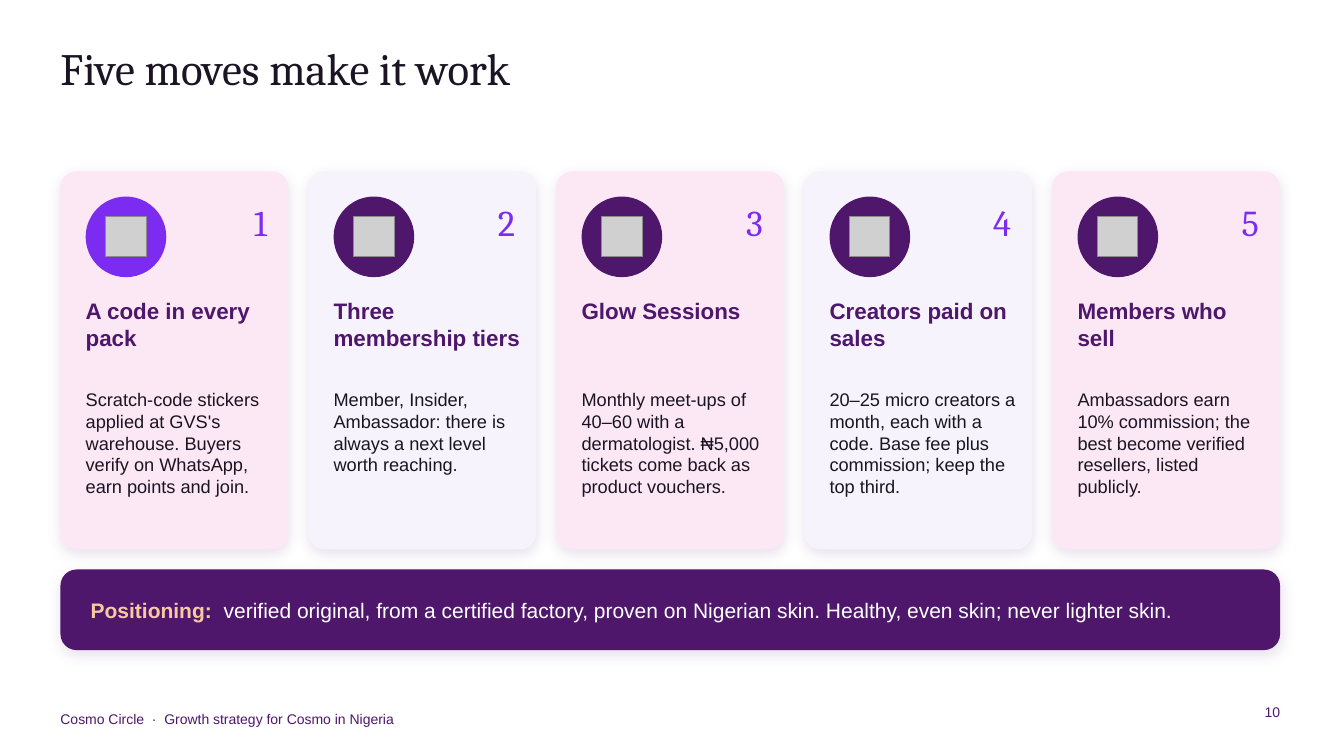
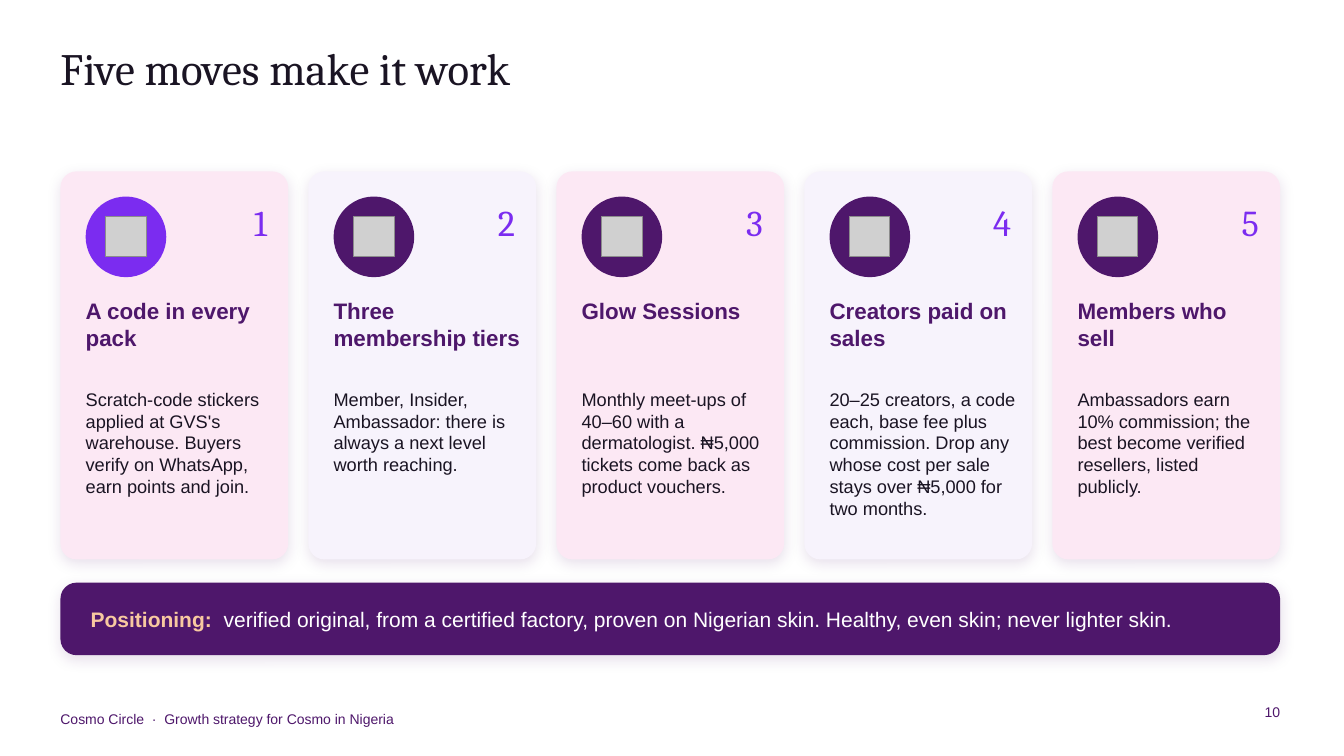
Before and after one commit to mobkilishi/mobkilishi, a slide deck: slide 10 of cosmo/Cosmo_Circle_Strategy.pptx. Drawn at 1344x756 pixels with LibreOffice and Linux fonts; fonts in the diff are those of the drawing; grey boxes stand for pictures. Boxes give left, top, right and bottom in pixels: in the first picture for what was removed or moved away, otherwise in the second. Text is boxed around its words. In the diff, an @@ line names an element or a change of style, - is before the commit and + after.

```diff
--- a/cosmo/Cosmo_Circle_Strategy.pptx
+++ b/cosmo/Cosmo_Circle_Strategy.pptx
@@ rounded rectangle: place and size @@
-rounded rectangle at [60, 171, 288, 549]
+rounded rectangle at [60, 171, 288, 560]
@@ rounded rectangle: place and size @@
-rounded rectangle at [309, 171, 536, 549]
+rounded rectangle at [309, 171, 536, 560]
@@ rounded rectangle: place and size @@
-rounded rectangle at [557, 171, 784, 549]
+rounded rectangle at [557, 171, 784, 560]
@@ rounded rectangle: place and size @@
-rounded rectangle at [805, 171, 1032, 549]
+rounded rectangle at [805, 171, 1032, 560]
@@ rounded rectangle: place and size @@
-rounded rectangle at [1053, 171, 1280, 549]
+rounded rectangle at [1053, 171, 1280, 560]
@@ text at [830, 392, 1015, 515]: text changed @@
-20–25 micro creators a month, each with a code. Base fee plus commission; keep the top third.
+20–25 creators, a code each, base fee plus commission. Drop any whose cost per sale stays over ₦5,000 for two months.
@@ rounded rectangle: place and size @@
-rounded rectangle at [60, 570, 1280, 650]
+rounded rectangle at [60, 583, 1280, 655]
@@ rounded rectangle at [60, 583, 1280, 655]: proportions changed @@
@@ text "Positioning: verified original, from a ...": place and size @@
-text "Positioning: verified original, from a ..." at [91, 602, 1172, 622]
+text "Positioning: verified original, from a ..." at [91, 611, 1172, 631]
```
Also in this commit, not shown: 1 other slide changed, 2 other files.
